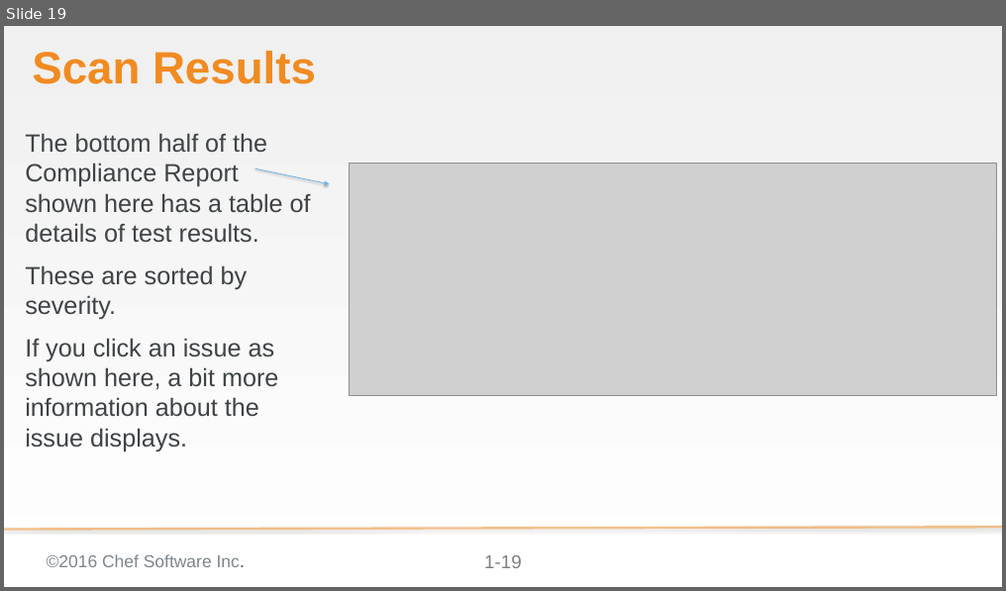
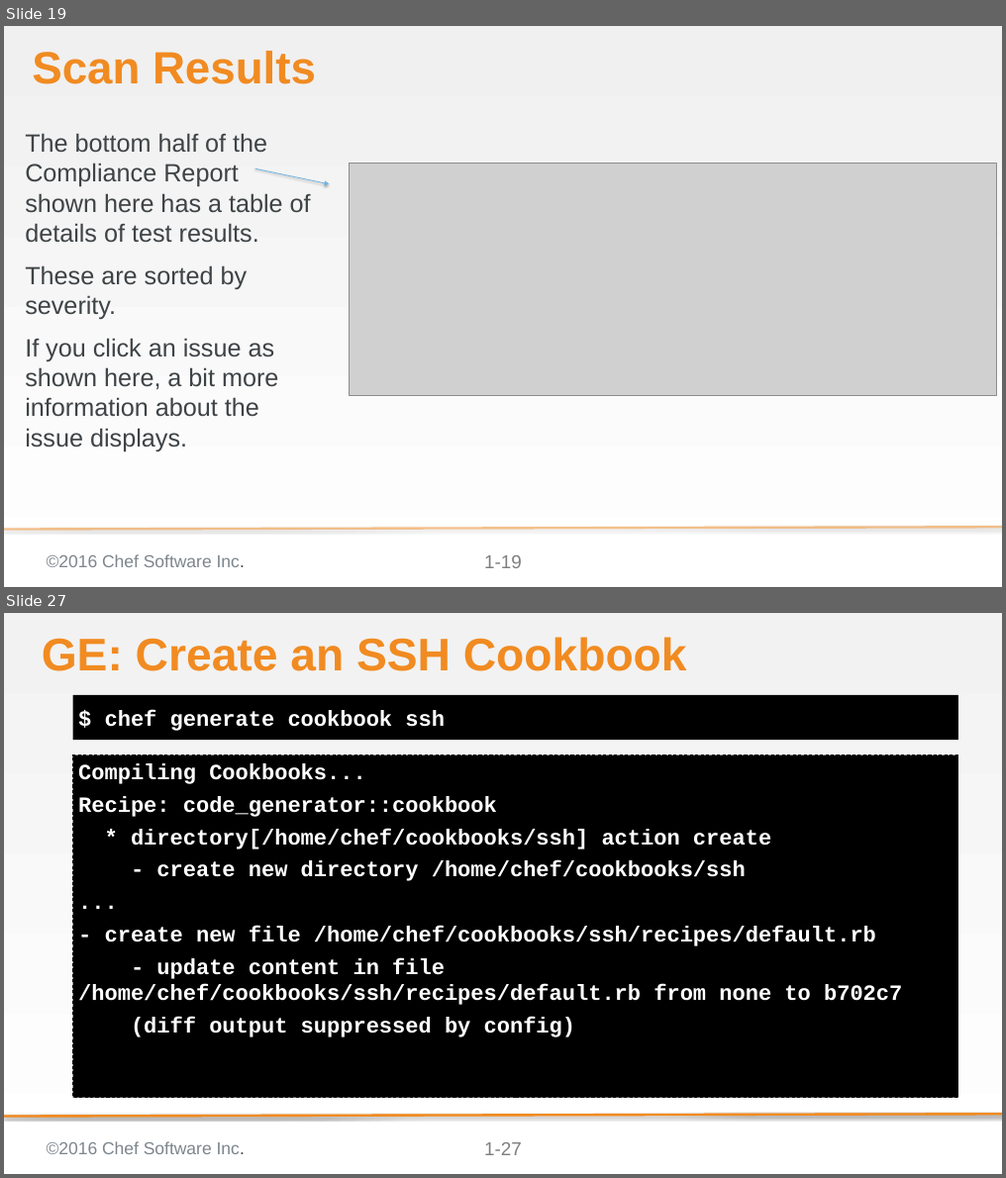
Before and after one commit to bchamby/chef-compliance-installation-configuration-operation, a slide deck: 03-initial-configuration-scans.pptx. Shown one above the other, each under a label of ours: slide 19 before the commit, slides 19 and 27 after it; the slides between them are not shown. The pictures are 1006x591 and 1006x1178 pixels, drawn with LibreOffice and Linux fonts; fonts in the diff are those of the drawing; grey boxes stand for pictures; background and template pictures are left out. Boxes give left, top, right and bottom in pixels: in the first picture for what was removed or moved away, otherwise in the second. Text is boxed around its words. In the diff, an @@ line names an element or a change of style, - is before the commit and + after.

```diff
--- a/03-initial-configuration-scans.pptx
+++ b/03-initial-configuration-scans.pptx
@@ slide 27 added at box(4, 613, 1002, 1174), background gradient #F2F2F2 to #FFFFFF; not listed: 3 template elements that a slide beside it also shows @@
@@ title added at box(42, 637, 687, 671), 58.7 pt, text #F18B21, bold @@
+GE: Create an SSH Cookbook
@@ text added at box(73, 695, 958, 740), fill #000000, 28 pt, text #FFFFFF, bold @@
+$ chef generate cookbook ssh
@@ text added at box(73, 755, 958, 1097), fill #000000, outline #000000 1 pt dashed, 28 pt, text #FFFFFF, bold @@
+Compiling Cookbooks...
+Recipe: code_generator::cookbook
+* directory[/home/chef/cookbooks/ssh] action create
+- create new directory /home/chef/cookbooks/ssh
+...
+- create new file /home/chef/cookbooks/ssh/recipes/default.rb
+- update content in file /home/chef/cookbooks/ssh/recipes/default.rb from none to b702c7
+(diff output suppressed by config)
@@ line added from (1002, 1114) to (4, 1117), #F18B21 3 pt @@
```
Also in this commit, not shown: 2 slides changed, 22 other slides added, 2 slides removed.
